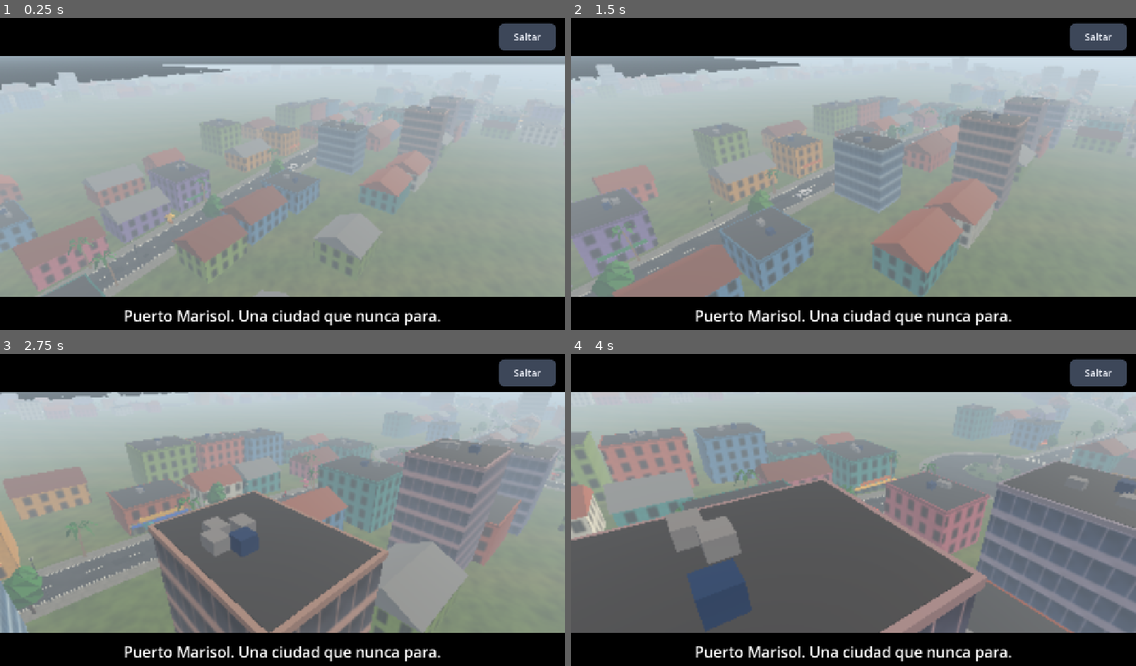
Above: before the commit, frames 1-4 (two rows, left to right).
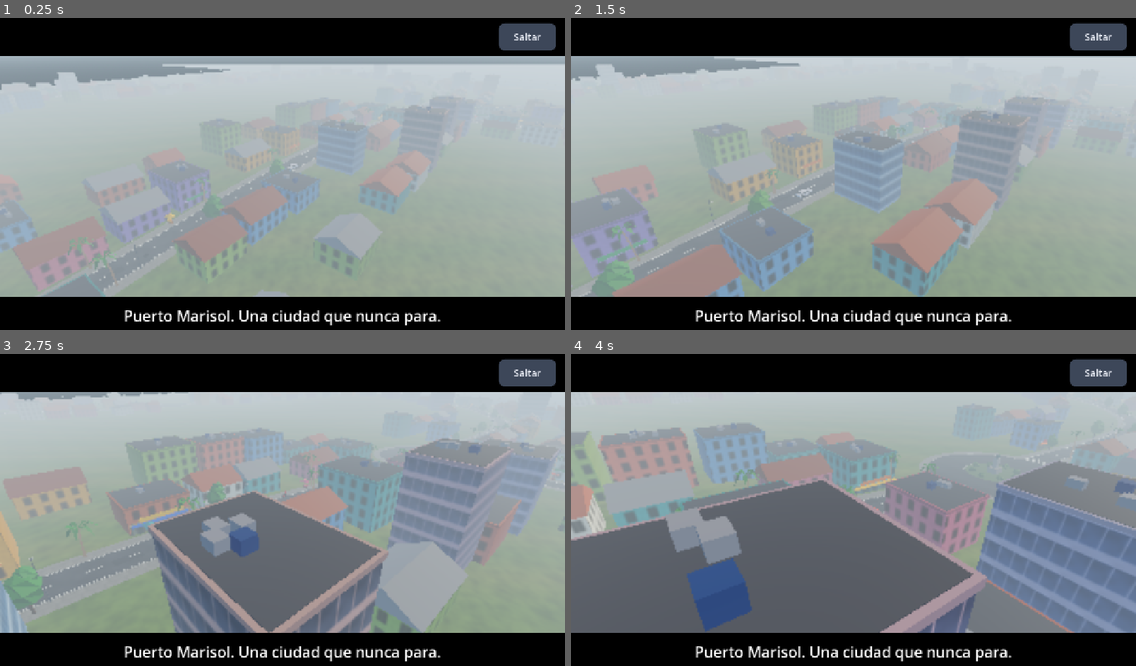
Above: after the commit, the same moments.

Repository: farestagegames/buseta
Game: Godot game, scene res://scenes/main/city_shift.tscn
Two runs of this game, one before a commit and one after it. Both use one fixed random seed, a clock stepped at 60 frames per second and the inputs below. This scene is started directly instead of the project's main scene. Sound files missing from this copy of the repository are replaced by a short silence.
Inputs (mouse positions are in pixels of both pictures, inside the frame that each line leads up to):
- Up to frame 1 (0.25 s): no input
- Up to frame 2 (1.5 s): tap Enter at 0.5 s; move the mouse to (977, 161) at 0.52 s; hold D 0.53-1.25 s; hold Shift 0.53-1.25 s; click (977, 161) at 0.67 s; tap Space at 0.77 s; drag from (740, 192) to (825, 239) at 1.27 s
- Up to frame 3 (2.75 s): move the mouse to (339, 441) at 2.02 s; hold D from 2.03 s (still down); tap Ctrl at 2.1 s
- Up to frame 4 (4 s): release D at 2.75 s; drag from (825, 575) to (684, 466) at 2.77 s; move the mouse to (1023, 559) at 3.52 s; hold A from 3.53 s (still down); tap F at 3.6 s; tap Space at 3.77 s

The runs differ from the first frame. In frame 1, less than 0.1% of the frame differs, in the area x 44-45%, y 67-68%; in frame 2, 0.8%; in frame 3, 4.9%; in frame 4, 13%, in the area x 17-100%, y 39-90%.

Commit message:
Grade the light for a toy-town look: a filmic tonemap, a little more saturation, a warmer sun and shade filled from the sky's colour, with the graphics refresh plan.
Co-Authored-By: Claude Opus 5.5 <noreply@anthropic.com>

Diff:
--- a/scenes/main/city_shift.tscn
+++ b/scenes/main/city_shift.tscn
@@ -43,7 +43,12 @@
 ambient_light_color = Color(0.72, 0.74, 0.78, 1)
 ambient_light_energy = 0.62
 reflected_light_source = 1
-tonemap_mode = 0
+tonemap_mode = 2
+tonemap_exposure = 1.12
+tonemap_white = 4.0
+adjustment_enabled = true
+adjustment_saturation = 1.18
+adjustment_contrast = 1.04
 fog_enabled = true
 fog_light_color = Color(0.78, 0.83, 0.87, 1)
 fog_density = 0.0022
--- a/scripts/weather/atmosphere.gd
+++ b/scripts/weather/atmosphere.gd
@@ -8,6 +8,13 @@
 const DAY_HORIZON_LUMA := 0.85
 ## Clouds this thick hide the sun's shadows, which also saves drawing them.
 const OVERCAST := 0.6
+## The toy-town grade: a warmer sun, and shade filled from the sky's own colour
+## rather than flat grey, so shadowed walls stay coloured. Each is a share of the
+## way from the time of day's own value.
+const WARM_SUN := Color(1.0, 0.86, 0.68)
+const SUN_WARMTH := 0.18
+const SKY_FILL := 0.4
+const FILL_BOOST := 1.18
 
 var sky_top := Color.WHITE
 var sky_horizon := Color.WHITE
@@ -43,7 +50,16 @@
 	air.sun_rotation = sun_rotation_for(time.sun_from, time.sun_elevation)
 	air.shadows = time.shadows and cloud < OVERCAST
 	air.shadow_strength = clampf(1.0 - cloud / OVERCAST, 0.0, 1.0)
+	air._grade()
 	return air
+
+
+func _grade() -> void:
+	sun_colour = sun_colour.lerp(WARM_SUN, SUN_WARMTH)
+	var fill := ambient.lerp(sky_top, SKY_FILL)
+	fill.a = 1.0
+	ambient = fill
+	ambient_energy *= FILL_BOOST
 
 
 ## The sun shines from compass degrees sun_from (0 north, 90 east, where north is
Not shown, added: design/graphics-refresh.md
